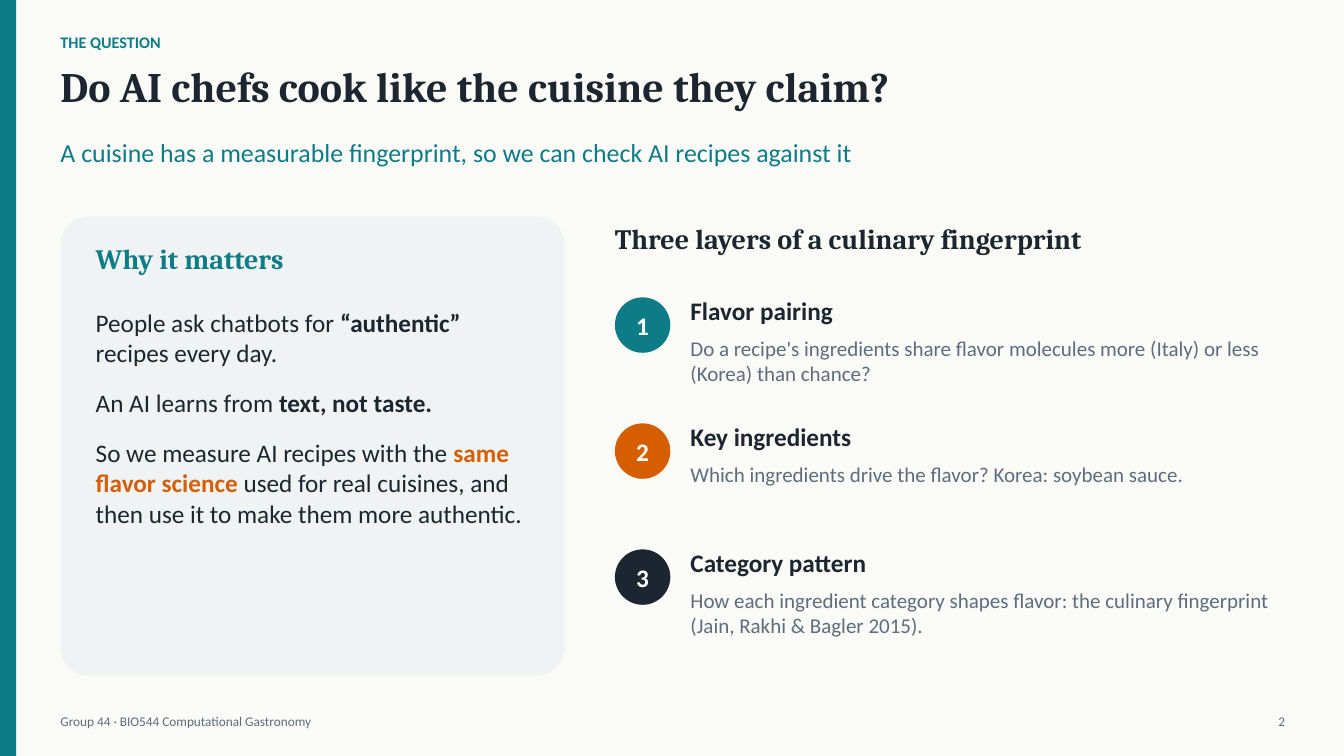
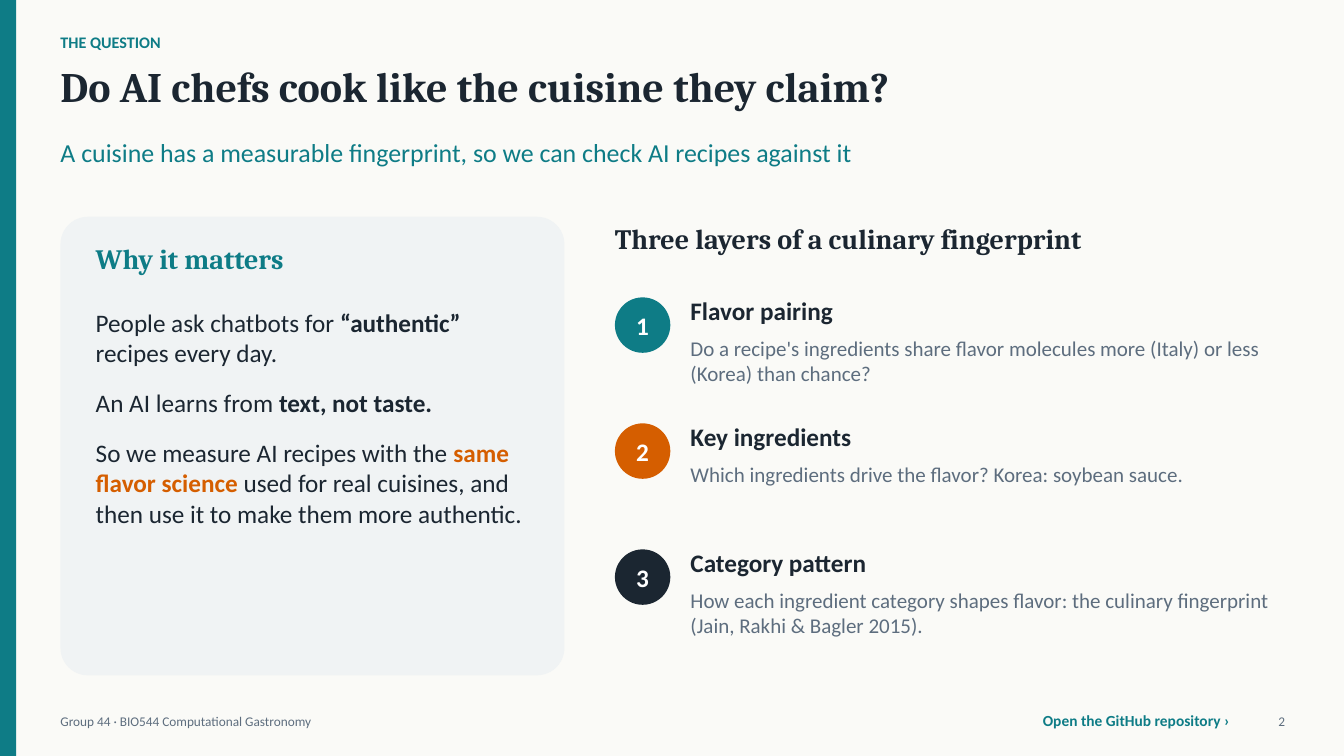
Before and after one commit to Nishant7p/CGAS-Project, a slide deck: slide 2 of deliverables/Group44_BIO544_slides.pptx. Drawn at 1344x756 pixels with LibreOffice and Linux fonts; fonts in the diff are those of the drawing. Boxes give left, top, right and bottom in pixels: in the first picture for what was removed or moved away, otherwise in the second. Text is boxed around its words. In the diff, an @@ line names an element or a change of style, - is before the commit and + after.

```diff
--- a/deliverables/Group44_BIO544_slides.pptx
+++ b/deliverables/Group44_BIO544_slides.pptx
@@ text added at (x1=1043, y1=715, x2=1221, y2=729), 11 pt, text #0E7C86, bold @@
+Open the GitHub repository ›
```
Also in this commit, not shown: 20 other slides changed, 2 slides added, 1 slide removed, 27 other files.
